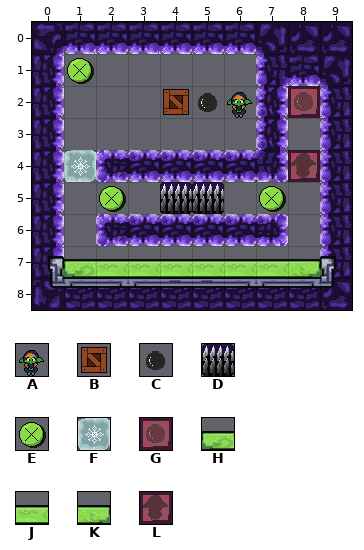
Two versions of a level (Tiled map, maps/level6.1.tmx). The picture above is the old version.
Cells are 32x32 px. Shown: x 0..9, y 0..8. Tiles whose own drawing changed are shown in their newer look in all pictures.
Key: from "Tileset_Oficial_V2": A 30, B 146, C 148, D 208, E 262, F 378, G 523, H 562, J 563, K 564, L 581.
_ is an empty cell.
Layers that did not change in this view are not listed.
Layer "obj" before, first column x 0:
0 __________
1 _E________
2 ____BCA_G_
3 __________
4 _F______L_
5 __E_DD_E__
6 __________
7 _HJJJJJJK_
8 __________
The result:
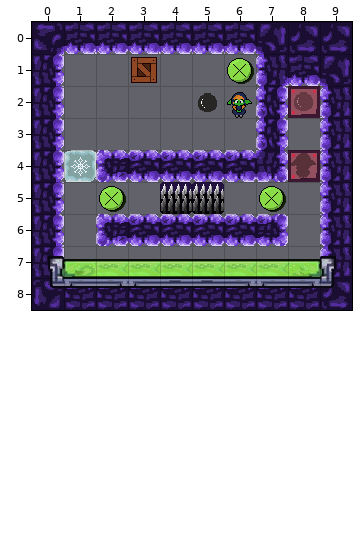
See-through tiles are keyed as they look on the map.
What changed:
Layer "obj":
Tile B is added in row 1 at x 3.
Tile E is added in row 1 at x 6.
Tile B is removed in row 2 at x 4.
Tile E is removed in row 1 at x 1.
